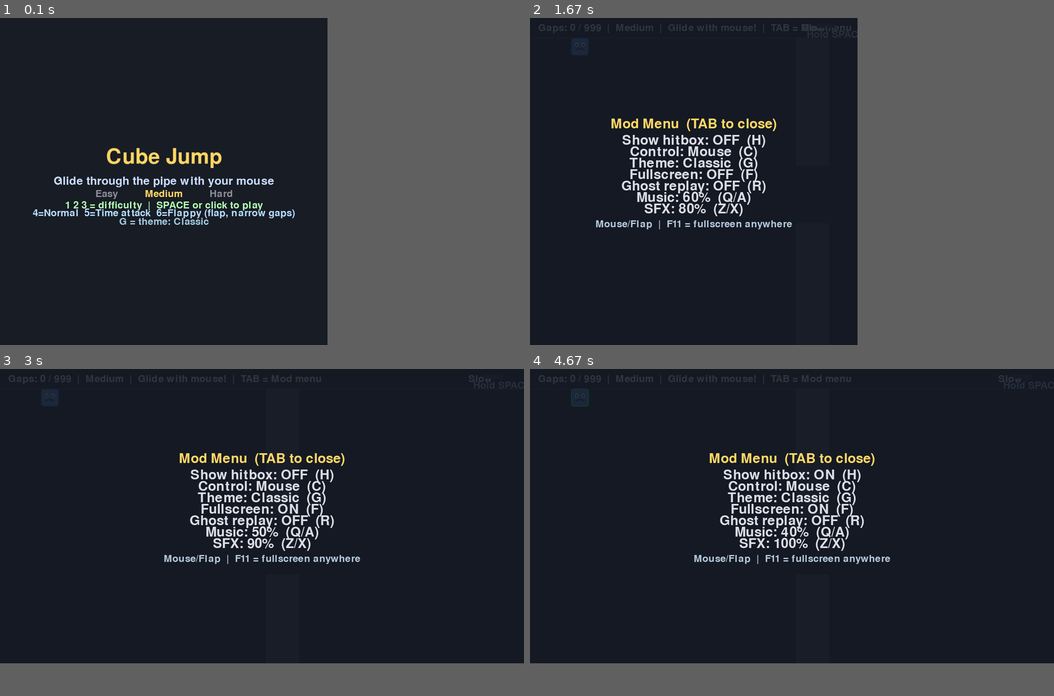
Above: before the commit, frames 1-4 (two rows, left to right).
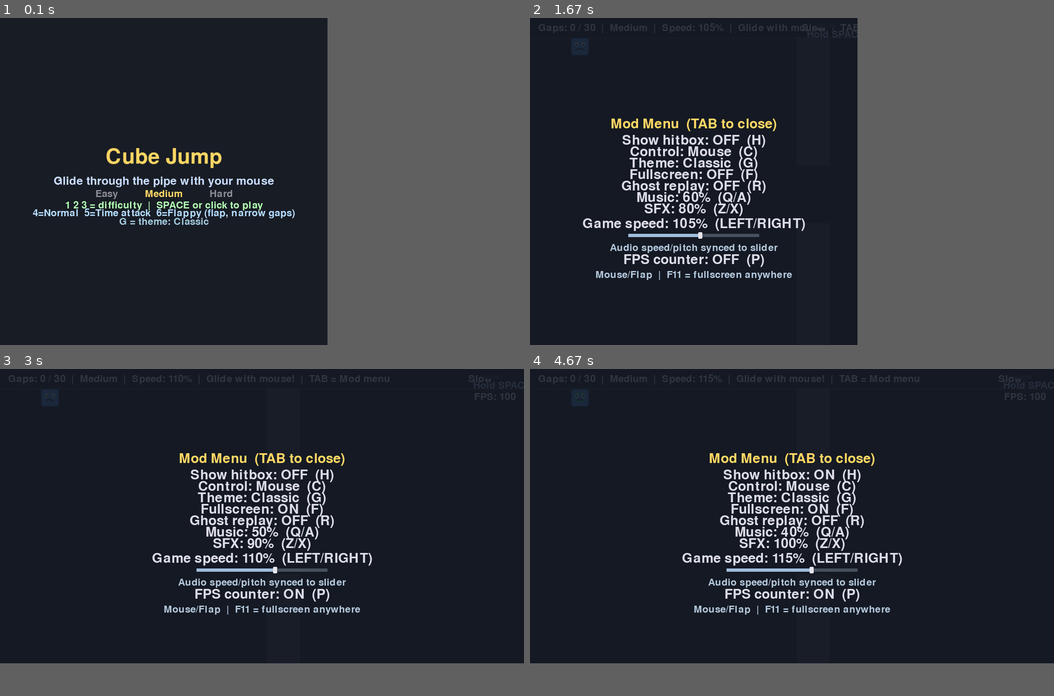
Above: after the commit, the same moments.

Repository: somekindaskid/My-python-game
Game: pygame game, started from main.py
Two runs of this game, one before a commit and one after it. Both use one fixed random seed, a clock stepped at 60 frames per second and the inputs below.
Inputs (mouse positions are in pixels of both pictures, inside the frame that each line leads up to):
- Up to frame 1 (0.1 s): no input
- Up to frame 2 (1.67 s): tap Enter at 0.33 s; hold Tab 0.67-1.13 s; move the mouse to (613, 184) at 0.7 s; hold Right 1.17-1.63 s; move the mouse to (739, 67) at 1.2 s
- Up to frame 3 (3 s): hold P 1.67-2.13 s; hold Right 1.67-2.13 s; move the mouse to (204, 561) at 1.7 s; tap F at 1.73, 2.03, 2.23, 2.53, 2.73 s; hold Right 2.17-2.63 s; move the mouse to (172, 421) at 2.2 s; tap Z at 2.32 s; hold Left from 2.67 s (still down); move the mouse to (47, 522) at 2.7 s; tap A at 2.82 s
- Up to frame 4 (4.67 s): tap F at 3.03, 3.3, 3.6, 3.73, 4.03, 4.4 s; release Left at 3.2 s; hold Left 3.23-3.63 s; move the mouse to (697, 568) at 3.27 s; hold H 3.67-4.3 s; hold Right 3.67-4.3 s; move the mouse to (681, 476) at 3.7 s; tap Z at 3.82 s; hold Right from 4.33 s (still down); move the mouse to (776, 584) at 4.37 s; tap A at 4.48 s

The runs differ from the first frame. In frame 1, 0.1% of the frame differs, in the area x 20-39%, y 39-45%; in frame 2, 2.3%; in frame 3, 2.5%; in frame 4, 2.5%, in the area x 7-99%, y 1-76%.

Commit message:
Full upload
Uploaded all code and everything in cube jump

Diff:
--- a/main.py
+++ b/main.py
@@ -3,7 +3,7 @@
 import random
 
 # -----------------------------------------------------------------------------
-# just some numbers they do shi. speeds are per-second so it vibes at any fps
+# just some numbers, no rush. speeds are per-second so it vibes at any fps
 # -----------------------------------------------------------------------------
 WINDOW_W = 800
 WINDOW_H = 800
@@ -15,10 +15,11 @@
 MAX_DIFFICULTY_SCORE = 50
 CUBE_SIZE = 44
 CUBE_BORDER_RADIUS = 6          # rounded corners n stuff, hitbox goes with it
+CUBE_HITBOX_SCALE = 0.50       # 30% smaller than the visual cube
 CUBE_SMOOTH_SPEED = 80          # cube chases the mouse, take it easy
-GOAL_SCORE = 999
+GOAL_SCORE = 30
 HUD_HEIGHT = 48
-FPS_TARGET = 165                   # just for the display, logic does its own thing w delta time
+FPS_TARGET = 100               # just for the display, logic does its own thing w delta time
 PIPE_GAP_MIN = 200                # default vibes, difficulty tweaks it later
 PIPE_GAP_MAX = 320
 # difficulty stuff: scroll, speed per point, gaps, whatever. we'll get there
@@ -52,6 +53,9 @@
 SLOW_DURATION_SEC = 3.0
 SLOW_TIME_SCALE = 0.35
 SLOW_COOLDOWN_SEC = 2.0
+GAME_SPEED_MIN = 0.5
+GAME_SPEED_MAX = 1.5
+GAME_SPEED_STEP = 0.05
 
 # colors n stuff for each theme. bg, pipes, cube, hud. whatever
 THEMES = {
@@ -62,7 +66,7 @@
 
 
 def get_asset_path(filename):
-    """path next to the script so it works from wherever u run it. idc"""
+    """path next to the script so it works from wherever u run it."""
     return os.path.join(os.path.dirname(os.path.abspath(__file__)), filename)
 
 
@@ -77,6 +81,18 @@
             return True
         except pygame.error:
             pass
+    return False
+
+
+def set_music_playback_rate(rate):
+    """Set music speed/pitch when supported by the pygame build."""
+    setter = getattr(pygame.mixer.music, "set_playback_rate", None)
+    if callable(setter):
+        try:
+            setter(rate)
+            return True
+        except pygame.error:
+            return False
     return False
 
 
@@ -208,6 +224,13 @@
     pygame.draw.ellipse(surface, (20, 20, 30), (right_eye.left + 2, right_eye.top + 3, 4, 5))
     smile_rect = pygame.Rect(rect.left + 12, rect.top + 26, 20, 10)
     pygame.draw.arc(surface, (30, 30, 40), smile_rect, 0, 3.14159, 2)
+
+
+def get_player_hitbox_rect(cube_x, cube_y):
+    """Return a centered collision rect smaller than the drawn cube."""
+    hit_size = max(4, int(CUBE_SIZE * CUBE_HITBOX_SCALE))
+    inset = (CUBE_SIZE - hit_size) // 2
+    return pygame.Rect(int(cube_x) + inset, int(cube_y) + inset, hit_size, hit_size)
 
 
 def run_game():
@@ -248,10 +271,13 @@
     ghost_data = []
     current_run_recording = []
     show_ghost = False
+    show_fps = False
+    game_speed_scale = 1.0
     slow_charge = 0.0
     slow_cooldown_remaining = 0.0
     slow_was_active_prev = False
-    load_music(music_volume)
+    music_loaded = load_music(music_volume)
+    audio_rate_supported = music_loaded and set_music_playback_rate(1.0)
 
     running = True
     while running:
@@ -373,6 +399,16 @@
                         sfx_volume = min(1.0, sfx_volume + 0.1)
                     if event.key == pygame.K_x:
                         sfx_volume = max(0.0, sfx_volume - 0.1)
+                    if event.key == pygame.K_p:
+                        show_fps = not show_fps
+                    if event.key == pygame.K_LEFT:
+                        game_speed_scale = max(GAME_SPEED_MIN, game_speed_scale - GAME_SPEED_STEP)
+                        if audio_rate_supported:
+                            set_music_playback_rate(game_speed_scale)
+                    if event.key == pygame.K_RIGHT:
+                        game_speed_scale = min(GAME_SPEED_MAX, game_speed_scale + GAME_SPEED_STEP)
+                        if audio_rate_supported:
+                            set_music_playback_rate(game_speed_scale)
             elif not on_play_screen and not game_over and not won and control_mode == "flap":
                 if event.type == pygame.KEYDOWN and event.key not in (pygame.K_ESCAPE, pygame.K_TAB):
                     cube_velocity_y = FLAP_IMPULSE
@@ -427,10 +463,11 @@
             continue
 
         if not mod_menu_open and not game_over and not won:
-            elapsed_time += dt_sec
+            scaled_dt = dt_sec * game_speed_scale
+            elapsed_time += scaled_dt
             current_run_recording.append((elapsed_time, cube_y))
             if game_mode == "time_attack":
-                time_attack_remaining -= dt_sec
+                time_attack_remaining -= scaled_dt
                 if time_attack_remaining <= 0:
                     game_over = True
                     ghost_data = list(current_run_recording)
@@ -439,12 +476,12 @@
             scroll_speed = diff_params["base_scroll"] + effective * diff_params["speed_per_point"]
 
             # slow mo: hold space, drains the charge. cooldown after. no rush
-            slow_cooldown_remaining = max(0.0, slow_cooldown_remaining - dt_sec)
+            slow_cooldown_remaining = max(0.0, slow_cooldown_remaining - scaled_dt)
             can_use_slow = slow_cooldown_remaining <= 0
             space_held = pygame.key.get_pressed()[pygame.K_SPACE]
             if space_held and slow_charge > 0 and can_use_slow:
                 time_scale = SLOW_TIME_SCALE
-                drain = (SLOW_CHARGE_MAX / SLOW_DURATION_SEC) * dt_sec
+                drain = (SLOW_CHARGE_MAX / SLOW_DURATION_SEC) * scaled_dt
                 slow_charge = max(0.0, slow_charge - drain)
                 used_slow_this_frame = True
             else:
@@ -453,7 +490,7 @@
             if slow_was_active_prev and not used_slow_this_frame:
                 slow_cooldown_remaining = SLOW_COOLDOWN_SEC
             slow_was_active_prev = used_slow_this_frame
-            effective_dt = dt_sec * time_scale
+            effective_dt = scaled_dt * time_scale
 
             move = scroll_speed * effective_dt
 
@@ -469,14 +506,15 @@
                     cube_velocity_y = 0.0
 
             cube_rect = pygame.Rect(int(cube_x), int(cube_y), CUBE_SIZE, CUBE_SIZE)
+            hitbox_rect = get_player_hitbox_rect(cube_x, cube_y)
 
             for seg in segments:
                 seg.move(-move)
-                if seg.collides_with_cube(cube_rect, play_top, play_bottom, CUBE_BORDER_RADIUS):
+                if seg.collides_with_cube(hitbox_rect, play_top, play_bottom, CUBE_BORDER_RADIUS):
                     game_over = True
                     ghost_data = list(current_run_recording)
                     break
-                if seg.is_in_gap(cube_rect):
+                if seg.is_in_gap(hitbox_rect):
                     seg.was_in_gap = True
                 if not seg.scored and seg.was_in_gap and seg.is_passed_cube(cube_x):
                     seg.scored = True
@@ -509,6 +547,7 @@
             hud_text += f"  |  Time: {max(0, int(time_attack_remaining))}s"
         if game_mode == "flappy":
             hud_text += "  |  Flappy"
+        hud_text += f"  |  Speed: {int(game_speed_scale * 100)}%"
         if not game_over and not won:
             if control_mode == "mouse":
                 hud_text += "  |  Glide with mouse!"
@@ -517,6 +556,10 @@
         hud_text += "  |  TAB = Mod menu"
         text_surf = font_hud.render(hud_text, True, th["hud_text"])
         screen.blit(text_surf, (20, 12))
+        if show_fps:
+            fps_val = clock.get_fps()
+            fps_surf = font_hud.render(f"FPS: {fps_val:.0f}", True, th["hud_text"])
+            screen.blit(fps_surf, (win_w - fps_surf.get_width() - 20, HUD_HEIGHT + 8))
         # slow meter. 2 bars = full. hold space to use. cooldown between. we good
         if not on_play_screen:
             meter_x, meter_y = win_w - 100, 14
@@ -565,7 +608,7 @@
                 draw_cube_with_face(screen, ghost_rect, th, ghost_alpha=100)
         draw_cube_with_face(screen, pygame.Rect(int(cube_x), int(cube_y), CUBE_SIZE, CUBE_SIZE), th)
         if show_hitbox:
-            hitbox_rect = pygame.Rect(int(cube_x), int(cube_y), CUBE_SIZE, CUBE_SIZE)
+            hitbox_rect = get_player_hitbox_rect(cube_x, cube_y)
             pygame.draw.rect(screen, (0, 255, 100), hitbox_rect, 2, border_radius=CUBE_BORDER_RADIUS)
 
         if mod_menu_open:
@@ -601,6 +644,27 @@
             str_ = font_mod.render(f"SFX: {sfx_pct}%  (Z/X)", True, (220, 220, 230))
             screen.blit(str_, str_.get_rect(center=(win_w // 2, win_h // 2 + y_off)))
             y_off += 36
+            speed_pct = int(game_speed_scale * 100)
+            speed_txt = font_mod.render(f"Game speed: {speed_pct}%  (LEFT/RIGHT)", True, (220, 220, 230))
+            screen.blit(speed_txt, speed_txt.get_rect(center=(win_w // 2, win_h // 2 + y_off)))
+            y_off += 24
+            slider_w = 320
+            slider_h = 8
+            slider_x = (win_w - slider_w) // 2
+            slider_y = win_h // 2 + y_off
+            pygame.draw.rect(screen, (70, 80, 95), (slider_x, slider_y, slider_w, slider_h))
+            fill_w = int(((game_speed_scale - GAME_SPEED_MIN) / (GAME_SPEED_MAX - GAME_SPEED_MIN)) * slider_w)
+            pygame.draw.rect(screen, (160, 190, 220), (slider_x, slider_y, fill_w, slider_h))
+            knob_x = slider_x + fill_w
+            pygame.draw.rect(screen, (230, 230, 235), (knob_x - 5, slider_y - 4, 10, slider_h + 8), border_radius=2)
+            y_off += 34
+            pitch_msg = "Audio speed/pitch synced to slider" if audio_rate_supported else "Audio speed/pitch not supported by this pygame build"
+            pitch_surf = font_hud.render(pitch_msg, True, (180, 200, 220))
+            screen.blit(pitch_surf, pitch_surf.get_rect(center=(win_w // 2, win_h // 2 + y_off)))
+            y_off += 30
+            fpsr = font_mod.render(f"FPS counter: {'ON' if show_fps else 'OFF'}  (P)", True, (220, 220, 230))
+            screen.blit(fpsr, fpsr.get_rect(center=(win_w // 2, win_h // 2 + y_off)))
+            y_off += 36
             hint = font_hud.render("Mouse/Flap  |  F11 = fullscreen anywhere", True, (180, 200, 220))
             screen.blit(hint, hint.get_rect(center=(win_w // 2, win_h // 2 + y_off)))
 
@@ -626,12 +690,12 @@
             overlay.set_alpha(220)
             overlay.fill((25, 35, 50))
             screen.blit(overlay, (0, 0))
-            if game_mode == "time_attack":
+            if game_mode == "time_attack (took from danis game called karlson)":
                 title = font_large.render("Time attack complete!", True, (255, 215, 100))
                 sub_txt = f"You got 30 gaps in {int(elapsed_time)} seconds!"
             else:
                 title = font_large.render("SECRET SURPRISE!", True, (255, 215, 100))
-                sub_txt = "You reached 999 gaps! You're a champion." if game_mode != "flappy" else "You reached 999 gaps! Flappy champion."
+                sub_txt = "You reached 30 gaps! You're a champion." if game_mode != "flappy" else "You reached 30 gaps! Flappy champion."
             tr = title.get_rect(center=(win_w // 2, win_h // 2 - 50))
             screen.blit(title, tr)
             sub = font_hud.render(sub_txt, True, (200, 220, 255))
--- /dev/null
+++ b/tutorial/delta_time/delta_time_basic.py
@@ -0,0 +1,98 @@
+import pygame
+
+"""
+Delta time tutorial
+-------------------
+
+This file shows a very small example of what "delta time" is and how to use it.
+
+Goal:
+- Make a square move across the screen at a constant speed,
+  even if the FPS (frames per second) changes.
+
+Key idea:
+- Instead of moving by a fixed number of pixels every frame
+  (for example: x += 5),
+  we move by "speed_per_second * dt", where:
+    - speed_per_second is in pixels per SECOND
+    - dt is how many SECONDS passed since the last frame
+
+So the position change per frame is:
+    delta_x = speed_per_second * dt
+and dt comes from pygame's clock:
+    dt = clock.tick(FPS_TARGET) / 1000.0
+"""
+
+
+# Window size (just some simple numbers)
+WINDOW_W, WINDOW_H = 800, 600
+
+# This is only the *target* FPS. The real FPS can be higher or lower.
+FPS_TARGET = 60
+
+# We want the square to move 250 pixels per second horizontally.
+SPEED_X_PER_SECOND = 250.0
+
+
+def main():
+    # Initialize pygame and create a window.
+    pygame.init()
+    screen = pygame.display.set_mode((WINDOW_W, WINDOW_H))
+    pygame.display.set_caption("Tutorial: Basic Delta Time")
+
+    # This clock gives us the time between frames.
+    clock = pygame.time.Clock()
+
+    # Our square will start near the left edge, vertically centered.
+    x = 50.0
+    y = WINDOW_H / 2 - 25
+    size = 50
+
+    running = True
+    while running:
+        # 1) Get delta time (dt)
+        # clock.tick(FPS_TARGET) returns milliseconds since last call.
+        # We divide by 1000.0 to convert ms -> seconds.
+        dt = clock.tick(FPS_TARGET) / 1000.0
+
+        # Sometimes dt can be 0 (or very small) if the OS hiccups.
+        # We can clamp it to a tiny positive value if we want.
+        if dt <= 0:
+            dt = 0.001
+
+        # 2) Handle events (close window, etc.)
+        for event in pygame.event.get():
+            if event.type == pygame.QUIT:
+                running = False
+
+        # 3) Update game state using dt
+        #
+        # We want a constant horizontal speed, independent of FPS.
+        # So we move by (speed * dt) each frame.
+        x += SPEED_X_PER_SECOND * dt
+
+        # If the square goes off the right side, wrap it around to the left.
+        if x > WINDOW_W:
+            x = -size
+
+        # 4) Draw everything
+        screen.fill((24, 28, 36))  # dark background
+
+        # Draw a simple blue square.
+        pygame.draw.rect(screen, (70, 130, 200), (int(x), int(y), size, size))
+
+        # Optional text: show dt on screen so you can see it changing.
+        font = pygame.font.Font(None, 28)
+        dt_text = font.render(f"dt: {dt:.4f} seconds", True, (220, 220, 230))
+        fps_text = font.render(f"FPS (approx): {clock.get_fps():.1f}", True, (220, 220, 230))
+        screen.blit(dt_text, (20, 20))
+        screen.blit(fps_text, (20, 50))
+
+        # Flip the frame to the screen.
+        pygame.display.flip()
+
+    pygame.quit()
+
+
+if __name__ == "__main__":
+    main()
--- /dev/null
+++ b/tutorial/slow_motion/slow_motion_basic.py
@@ -0,0 +1,119 @@
+import pygame
+
+"""
+Slow motion tutorial
+--------------------
+
+This file shows how to:
+- Use delta time (dt) to move things at a constant speed.
+- Add a "time scale" value to slow the whole game down (slow motion).
+
+Key ideas:
+1) Delta time (dt) is the time in SECONDS between frames.
+   We get it from pygame's clock:
+       dt = clock.tick(FPS_TARGET) / 1000.0
+
+2) Normally we update movement like this:
+       position += speed_per_second * dt
+
+3) To add slow motion, we add a "time_scale" multiplier:
+       effective_dt = dt * time_scale
+       position += speed_per_second * effective_dt
+
+   - If time_scale = 1.0  -> normal speed
+   - If time_scale = 0.5  -> everything is half speed
+   - If time_scale = 0.2  -> super slow motion
+
+In this example:
+- Press and HOLD SPACE to slow time down.
+"""
+
+# Window size
+WINDOW_W, WINDOW_H = 800, 600
+
+# Target FPS for the display (logic still uses dt)
+FPS_TARGET = 60
+
+# Speeds in pixels per second
+SPEED_X_PER_SECOND = 250.0  # how fast the square moves sideways
+
+# Time scale values
+NORMAL_TIME_SCALE = 1.0
+SLOW_TIME_SCALE = 0.25  # 25% speed when slow motion is active
+
+
+def main():
+    pygame.init()
+    screen = pygame.display.set_mode((WINDOW_W, WINDOW_H))
+    pygame.display.set_caption("Tutorial: Slow Motion with Delta Time")
+    clock = pygame.time.Clock()
+
+    # Start our square near the left, in the middle vertically.
+    x = 50.0
+    y = WINDOW_H / 2 - 25
+    size = 50
+
+    running = True
+    while running:
+        # 1) Get raw delta time (dt) in seconds.
+        dt = clock.tick(FPS_TARGET) / 1000.0
+        if dt <= 0:
+            dt = 0.001
+
+        # 2) Handle events (quit, etc.)
+        for event in pygame.event.get():
+            if event.type == pygame.QUIT:
+                running = False
+
+        # 3) Decide time_scale based on input.
+        #
+        # Here we keep it simple:
+        # - If SPACE is held: slow motion
+        # - Else: normal speed
+        keys = pygame.key.get_pressed()
+        if keys[pygame.K_SPACE]:
+            time_scale = SLOW_TIME_SCALE
+        else:
+            time_scale = NORMAL_TIME_SCALE
+
+        # Combine dt with time_scale to get the "effective" dt
+        effective_dt = dt * time_scale
+
+        # 4) Update the square's position using effective_dt,
+        # so it automatically respects slow motion.
+        x += SPEED_X_PER_SECOND * effective_dt
+
+        # Wrap around the screen when it goes too far right.
+        if x > WINDOW_W:
+            x = -size
+
+        # 5) Draw everything
+        screen.fill((15, 18, 26))
+
+        # Use a different color when slow motion is active
+        if time_scale < 1.0:
+            color = (200, 80, 120)  # reddish when slowing down
+        else:
+            color = (70, 130, 200)  # blue when normal
+
+        pygame.draw.rect(screen, color, (int(x), int(y), size, size))
+
+        # 6) Draw some helpful text on screen
+        font = pygame.font.Font(None, 28)
+        dt_text = font.render(f"raw dt: {dt:.4f} s", True, (220, 220, 230))
+        eff_text = font.render(f"effective dt (with time_scale): {effective_dt:.4f} s", True, (220, 220, 230))
+        scale_text = font.render(f"time_scale: {time_scale:.2f} (hold SPACE for slow motion)", True, (220, 220, 230))
+        fps_text = font.render(f"FPS (approx): {clock.get_fps():.1f}", True, (220, 220, 230))
+
+        screen.blit(dt_text, (20, 20))
+        screen.blit(eff_text, (20, 50))
+        screen.blit(scale_text, (20, 80))
+        screen.blit(fps_text, (20, 110))
+
+        pygame.display.flip()
+
+    pygame.quit()
+
+
+if __name__ == "__main__":
+    main()
Not shown, changed: README.md
Not shown, added: DOCUMENTATION/CONTINUE_HERE.md
Not shown, added: DOCUMENTATION/DEVLOG.md
Not shown, added: DOCUMENTATION/VERSIONS_README.md
